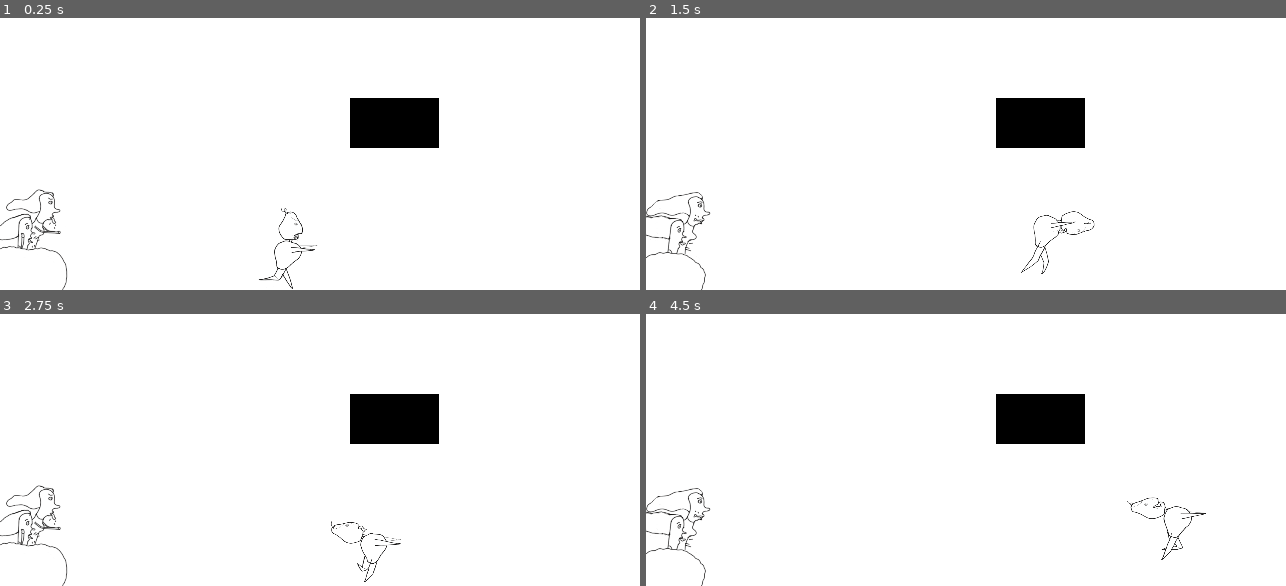
Above: before the commit, frames 1-4 (two rows, left to right).
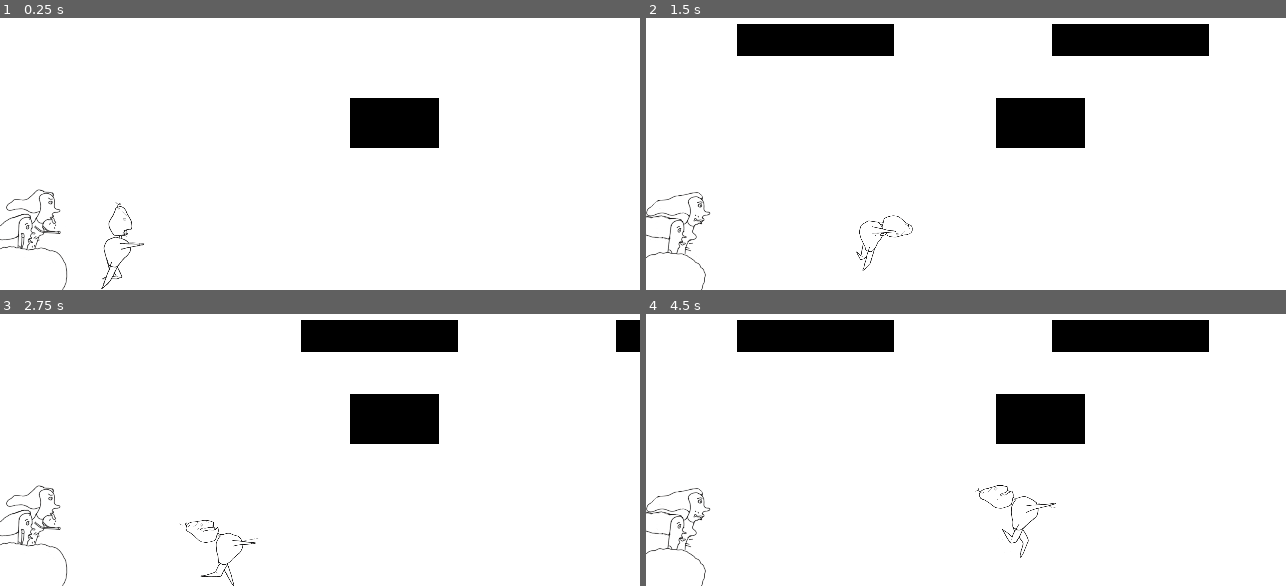
Above: after the commit, the same moments.

Repository: orteke/shapshall
Game: Godot game, scene res://RunBand.tscn
Same seed, same stepped clock (60 frames per second), same inputs: the game is played once before the commit and once after it.
Inputs:
- Up to frame 1 (0.25 s): no input
- Up to frame 2 (1.5 s): hold Right (ui_right) from 0.53 s (still down); tap Tab (ui_focus_next) at 0.6, 1.35 s; tap Up (ui_up) at 0.77 s
- Up to frame 3 (2.75 s): tap Up (ui_up) at 1.52 s; release Right (ui_right) at 2.03 s; hold Left (ui_left) from 2.03 s (still down); tap Tab (ui_focus_next) at 2.1 s
- Up to frame 4 (4.5 s): release Left (ui_left) at 2.78 s; hold Right (ui_right) 2.78-4.28 s; tap Tab (ui_focus_next) at 2.85, 3.6, 4.35 s; tap Up (ui_up) at 3.02, 3.77 s; hold Left (ui_left) from 4.28 s (still down)

The runs differ from the first frame. In frame 1, 0.5% of the frame differs, in the area x 15-50%, y 67-100%; in frame 2, 6.1%; in frame 3, 3.7%; in frame 4, 6.2%, in the area x 14-88%, y 2-91%.

Commit message:
wrong animation

Diff:
--- /dev/null
+++ b/AirParticules.gd
@@ -0,0 +1,17 @@
+extends Area2D
+
+const SPEED = 30
+const velocity = Vector2()
+
+# Called when the node enters the scene tree for the first time.
+func _ready():
+	pass # Replace with function body.
+
+func _physics_process(delta):
+	velocity.x = (SPEED * delta)
+	translate(velocity)
+
+
+func _on_VisibilityNotifier2D_screen_exited():
+	print("out")
+	queue_free()
--- /dev/null
+++ b/AirParticules.tscn
@@ -0,0 +1,25 @@
+[gd_scene load_steps=4 format=2]
+
+[ext_resource path="res://AirParticules.gd" type="Script" id=1]
+[ext_resource path="res://sprites/ground.png" type="Texture" id=2]
+
+[sub_resource type="RectangleShape2D" id=1]
+extents = Vector2( 5.65259, 6.24266 )
+
+[node name="AirParticules" type="Area2D"]
+position = Vector2( -0.704407, 0.773636 )
+script = ExtResource( 1 )
+
+[node name="Sprite" type="Sprite" parent="."]
+position = Vector2( 0.875923, -0.709442 )
+scale = Vector2( 0.0876483, 0.096958 )
+texture = ExtResource( 2 )
+
+[node name="CollisionShape2D" type="CollisionShape2D" parent="."]
+position = Vector2( 0.733955, -0.683258 )
+shape = SubResource( 1 )
+
+[node name="VisibilityNotifier2D" type="VisibilityNotifier2D" parent="."]
+position = Vector2( 0.884588, -0.652057 )
+scale = Vector2( 0.570369, 0.627437 )
+[connection signal="screen_exited" from="VisibilityNotifier2D" to="." method="_on_VisibilityNotifier2D_screen_exited"]
--- a/Player.gd
+++ b/Player.gd
@@ -6,6 +6,11 @@
 const GRAVITY = 5
 const SKIP_POWER = -120
 const FLOOR = Vector2(0, -1)
+
+const AIRPARTICULES = preload("res://AirParticules.tscn")
+
+var time = 0
+var time_mult = 1.0
 
 func _physics_process(delta):
 	if Input.is_action_pressed("ui_right"):
@@ -23,6 +28,11 @@
 
 	if !is_on_floor() and velocity.y < -0.2:
 		skip()
+
+	if Input.is_action_just_pressed("ui_focus_next"):
+		var air_particules = AIRPARTICULES.instance()
+		get_parent().add_child(air_particules)
+		#air_particules.position = $Position2D.global_position
 
 	velocity.y += GRAVITY
 	velocity = move_and_slide(velocity, FLOOR)
--- /dev/null
+++ b/Player.tscn
@@ -0,0 +1,142 @@
+[gd_scene load_steps=33 format=2]
+
+[ext_resource path="res://Player.gd" type="Script" id=1]
+[ext_resource path="res://animations/run/shapshall_walking-1.png" type="Texture" id=2]
+[ext_resource path="res://animations/run/shapshall_walking-2.png" type="Texture" id=3]
+[ext_resource path="res://animations/run/shapshall_walking-3.png" type="Texture" id=4]
+[ext_resource path="res://animations/run/shapshall_walking-4.png" type="Texture" id=5]
+[ext_resource path="res://animations/run/shapshall_walking-5.png" type="Texture" id=6]
+[ext_resource path="res://animations/left/shapshall_run_left-1.png" type="Texture" id=7]
+[ext_resource path="res://animations/left/shapshall_run_left-2.png" type="Texture" id=8]
+[ext_resource path="res://animations/left/shapshall_run_left-3.png" type="Texture" id=9]
+[ext_resource path="res://animations/left/shapshall_run_left-4.png" type="Texture" id=10]
+[ext_resource path="res://animations/left/shapshall_run_left-5.png" type="Texture" id=11]
+[ext_resource path="res://animations/right/shapshall_run_right-1.png" type="Texture" id=12]
+[ext_resource path="res://animations/right/shapshall_run_right-2.png" type="Texture" id=13]
+[ext_resource path="res://animations/right/shapshall_run_right-3.png" type="Texture" id=14]
+[ext_resource path="res://animations/right/shapshall_run_right-4.png" type="Texture" id=15]
+[ext_resource path="res://animations/right/shapshall_run_right-5.png" type="Texture" id=16]
+[ext_resource path="res://animations/skip/shapshall-skip-1.png" type="Texture" id=17]
+[ext_resource path="res://animations/skip/shapshall-skip-2.png" type="Texture" id=18]
+[ext_resource path="res://animations/skip/shapshall-skip-3.png" type="Texture" id=19]
+[ext_resource path="res://animations/skip/shapshall-skip-4.png" type="Texture" id=20]
+[ext_resource path="res://animations/skip/shapshall-skip-5.png" type="Texture" id=21]
+[ext_resource path="res://animations/skip/shapshall-skip-6.png" type="Texture" id=22]
+[ext_resource path="res://animations/skip/shapshall-skip-7.png" type="Texture" id=23]
+[ext_resource path="res://animations/skip/shapshall-skip-8.png" type="Texture" id=24]
+
+[sub_resource type="SpriteFrames" id=1]
+animations = [ {
+"frames": [ ExtResource( 2 ), ExtResource( 3 ), ExtResource( 4 ), ExtResource( 5 ), ExtResource( 6 ) ],
+"loop": true,
+"name": "walking",
+"speed": 60.0
+} ]
+
+[sub_resource type="CapsuleShape2D" id=2]
+radius = 5.06339
+height = 17.1218
+
+[sub_resource type="SpriteFrames" id=3]
+animations = [ {
+"frames": [ ExtResource( 7 ), ExtResource( 8 ), ExtResource( 9 ), ExtResource( 10 ), ExtResource( 11 ) ],
+"loop": true,
+"name": "left",
+"speed": 60.0
+} ]
+
+[sub_resource type="RectangleShape2D" id=9]
+extents = Vector2( 1252.17, 266.931 )
+
+[sub_resource type="SpriteFrames" id=5]
+animations = [ {
+"frames": [ ExtResource( 12 ), ExtResource( 13 ), ExtResource( 14 ), ExtResource( 15 ), ExtResource( 16 ) ],
+"loop": true,
+"name": "right",
+"speed": 60.0
+} ]
+
+[sub_resource type="RectangleShape2D" id=11]
+extents = Vector2( 16.8766, 12.4694 )
+
+[sub_resource type="SpriteFrames" id=7]
+animations = [ {
+"frames": [ ExtResource( 17 ), ExtResource( 18 ), ExtResource( 19 ), ExtResource( 20 ), ExtResource( 21 ), ExtResource( 22 ), ExtResource( 23 ), ExtResource( 24 ) ],
+"loop": true,
+"name": "skip",
+"speed": 60.0
+} ]
+
+[sub_resource type="RectangleShape2D" id=10]
+extents = Vector2( 13.9709, 5.78989 )
+
+[node name="Player" type="KinematicBody2D"]
+position = Vector2( 7.66677, 46.9833 )
+scale = Vector2( 1.08405, 1 )
+script = ExtResource( 1 )
+
+[node name="WalkingAnimatedSprite" type="AnimatedSprite" parent="."]
+position = Vector2( 126.886, 45.2666 )
+scale = Vector2( 0.0943962, 0.11347 )
+frames = SubResource( 1 )
+animation = "walking"
+frame = 4
+speed_scale = 0.2
+playing = true
+
+[node name="WalkingCollisionShape2D" type="CollisionShape2D" parent="."]
+position = Vector2( 122.778, 50.7836 )
+rotation = -0.000654697
+scale = Vector2( 1.00126, 1.23292 )
+shape = SubResource( 2 )
+
+[node name="LeftAnimatedSprite" type="AnimatedSprite" parent="."]
+visible = false
+position = Vector2( 123.583, 47.9247 )
+scale = Vector2( 0.0924121, 0.0895091 )
+frames = SubResource( 3 )
+animation = "left"
+frame = 1
+speed_scale = 0.2
+playing = true
+
+[node name="LeftCollisionShape2D" type="CollisionShape2D" parent="."]
+visible = false
+position = Vector2( 121.626, 52.545 )
+scale = Vector2( 0.00798813, 0.0484504 )
+shape = SubResource( 9 )
+
+[node name="RightAnimatedSprite" type="AnimatedSprite" parent="."]
+visible = false
+position = Vector2( 125.411, 51.596 )
+scale = Vector2( 0.0767283, 0.078841 )
+frames = SubResource( 5 )
+animation = "right"
+frame = 3
+speed_scale = 0.2
+playing = true
+
+[node name="RightCollisionShape2D" type="CollisionShape2D" parent="."]
+visible = false
+position = Vector2( 124.416, 55.0781 )
+scale = Vector2( -0.62263, 0.983541 )
+shape = SubResource( 11 )
+
+[node name="SkipAnimatedSprite" type="AnimatedSprite" parent="."]
+visible = false
+position = Vector2( 122.878, 47.063 )
+scale = Vector2( 0.0798893, 0.109711 )
+frames = SubResource( 7 )
+animation = "skip"
+frame = 6
+speed_scale = 0.2
+playing = true
+
+[node name="SkipCollisionShape2D" type="CollisionShape2D" parent="."]
+visible = false
+position = Vector2( 122.378, 47.1632 )
+scale = Vector2( -0.352837, 2.73951 )
+shape = SubResource( 10 )
+
+[node name="Position2D" type="Position2D" parent="."]
+position = Vector2( 132.554, 49.4799 )
--- a/RunBand.tscn
+++ b/RunBand.tscn
@@ -1,208 +1,72 @@
-[gd_scene load_steps=43 format=2]
+[gd_scene load_steps=12 format=2]
 
-[ext_resource path="res://Player.gd" type="Script" id=1]
-[ext_resource path="res://animations/run/shapshall_walking-1.png" type="Texture" id=2]
-[ext_resource path="res://animations/run/shapshall_walking-2.png" type="Texture" id=3]
-[ext_resource path="res://animations/run/shapshall_walking-3.png" type="Texture" id=4]
-[ext_resource path="res://animations/run/shapshall_walking-4.png" type="Texture" id=5]
-[ext_resource path="res://animations/run/shapshall_walking-5.png" type="Texture" id=6]
-[ext_resource path="res://animations/left/shapshall_run_left-1.png" type="Texture" id=7]
-[ext_resource path="res://animations/left/shapshall_run_left-2.png" type="Texture" id=8]
-[ext_resource path="res://animations/left/shapshall_run_left-3.png" type="Texture" id=9]
-[ext_resource path="res://animations/left/shapshall_run_left-4.png" type="Texture" id=10]
-[ext_resource path="res://animations/left/shapshall_run_left-5.png" type="Texture" id=11]
-[ext_resource path="res://animations/right/shapshall_run_right-1.png" type="Texture" id=12]
-[ext_resource path="res://animations/right/shapshall_run_right-2.png" type="Texture" id=13]
-[ext_resource path="res://animations/right/shapshall_run_right-3.png" type="Texture" id=14]
-[ext_resource path="res://animations/right/shapshall_run_right-4.png" type="Texture" id=15]
-[ext_resource path="res://animations/right/shapshall_run_right-5.png" type="Texture" id=16]
-[ext_resource path="res://animations/skip/shapshall-skip-1.png" type="Texture" id=17]
-[ext_resource path="res://animations/skip/shapshall-skip-2.png" type="Texture" id=18]
-[ext_resource path="res://animations/skip/shapshall-skip-3.png" type="Texture" id=19]
-[ext_resource path="res://animations/skip/shapshall-skip-4.png" type="Texture" id=20]
-[ext_resource path="res://animations/skip/shapshall-skip-5.png" type="Texture" id=21]
-[ext_resource path="res://animations/skip/shapshall-skip-6.png" type="Texture" id=22]
-[ext_resource path="res://animations/skip/shapshall-skip-7.png" type="Texture" id=23]
-[ext_resource path="res://animations/skip/shapshall-skip-8.png" type="Texture" id=24]
-[ext_resource path="res://sprites/ground.png" type="Texture" id=25]
-[ext_resource path="res://animations/womans/womans-1.png" type="Texture" id=26]
-[ext_resource path="res://animations/womans/womans-2.png" type="Texture" id=27]
-[ext_resource path="res://animations/womans/womans-3.png" type="Texture" id=28]
-[ext_resource path="res://animations/womans/womans-4.png" type="Texture" id=29]
-[ext_resource path="res://animations/womans/womans-5.png" type="Texture" id=30]
-[ext_resource path="res://animations/womans/womans-6.png" type="Texture" id=31]
+[ext_resource path="res://sprites/ground.png" type="Texture" id=1]
+[ext_resource path="res://animations/womans/womans-1.png" type="Texture" id=2]
+[ext_resource path="res://animations/womans/womans-2.png" type="Texture" id=3]
+[ext_resource path="res://animations/womans/womans-3.png" type="Texture" id=4]
+[ext_resource path="res://animations/womans/womans-4.png" type="Texture" id=5]
+[ext_resource path="res://animations/womans/womans-5.png" type="Texture" id=6]
+[ext_resource path="res://animations/womans/womans-6.png" type="Texture" id=7]
+[ext_resource path="res://Player.tscn" type="PackedScene" id=8]
 
-[sub_resource type="SpriteFrames" id=1]
-animations = [ {
-"frames": [ ExtResource( 2 ), ExtResource( 3 ), ExtResource( 4 ), ExtResource( 5 ), ExtResource( 6 ) ],
-"loop": true,
-"name": "walking",
-"speed": 60.0
-} ]
-
-[sub_resource type="CapsuleShape2D" id=2]
-radius = 1.39126
-height = 25.1151
-
-[sub_resource type="SpriteFrames" id=3]
-animations = [ {
-"frames": [ ExtResource( 7 ), ExtResource( 8 ), ExtResource( 9 ), ExtResource( 10 ), ExtResource( 11 ) ],
-"loop": true,
-"name": "left",
-"speed": 60.0
-} ]
-
-[sub_resource type="CapsuleShape2D" id=4]
-radius = 265.972
-height = 87.1772
-
-[sub_resource type="SpriteFrames" id=5]
-animations = [ {
-"frames": [ ExtResource( 12 ), ExtResource( 13 ), ExtResource( 14 ), ExtResource( 15 ), ExtResource( 16 ) ],
-"loop": true,
-"name": "right",
-"speed": 60.0
-} ]
-
-[sub_resource type="CapsuleShape2D" id=6]
-radius = 3.13219
-height = 20.6774
-
-[sub_resource type="SpriteFrames" id=7]
-animations = [ {
-"frames": [ ExtResource( 17 ), ExtResource( 18 ), ExtResource( 19 ), ExtResource( 20 ), ExtResource( 21 ), ExtResource( 22 ), ExtResource( 23 ), ExtResource( 24 ) ],
-"loop": true,
-"name": "skip",
-"speed": 60.0
-} ]
-
-[sub_resource type="CapsuleShape2D" id=8]
-radius = 3.4113
-height = 5.21931
-
-[sub_resource type="RectangleShape2D" id=9]
+[sub_resource type="RectangleShape2D" id=1]
 extents = Vector2( 64.0843, 65.3352 )
 
-[sub_resource type="SpriteFrames" id=10]
+[sub_resource type="SpriteFrames" id=2]
 animations = [ {
-"frames": [ ExtResource( 26 ), ExtResource( 27 ), ExtResource( 28 ), ExtResource( 29 ), ExtResource( 30 ), ExtResource( 31 ) ],
+"frames": [ ExtResource( 2 ), ExtResource( 3 ), ExtResource( 4 ), ExtResource( 5 ), ExtResource( 6 ), ExtResource( 7 ) ],
 "loop": true,
 "name": "default",
 "speed": 60.0
 } ]
 
-[sub_resource type="RectangleShape2D" id=11]
+[sub_resource type="RectangleShape2D" id=3]
 extents = Vector2( 2.42668, 21.5578 )
 
 [node name="RunBand" type="Node2D"]
 position = Vector2( 59.0344, 54.9276 )
 scale = Vector2( 7.00253, 1.26228 )
 
-[node name="Player" type="KinematicBody2D" parent="."]
-position = Vector2( 7.66677, 46.9833 )
-scale = Vector2( 1.08405, 1 )
-script = ExtResource( 1 )
-
-[node name="WalkingAnimatedSprite" type="AnimatedSprite" parent="Player"]
-visible = false
-position = Vector2( 4.71796, 30.2595 )
-scale = Vector2( 0.0197843, 0.11347 )
-frames = SubResource( 1 )
-animation = "walking"
-frame = 1
-speed_scale = 0.2
-playing = true
-
-[node name="WalkingCollisionShape2D" type="CollisionShape2D" parent="Player"]
-visible = false
-position = Vector2( 3.71537, 35.5066 )
-rotation = -0.000654697
-scale = Vector2( 1.00126, 1.23292 )
-shape = SubResource( 2 )
-
-[node name="LeftAnimatedSprite" type="AnimatedSprite" parent="Player"]
-visible = false
-position = Vector2( 3.38589, 34.8813 )
-scale = Vector2( 0.0178295, 0.0895091 )
-frames = SubResource( 3 )
-animation = "left"
-frame = 3
-speed_scale = 0.2
-playing = true
-
-[node name="LeftCollisionShape2D" type="CollisionShape2D" parent="Player"]
-visible = false
-position = Vector2( 2.77734, 39.2467 )
-scale = Vector2( 0.00798813, 0.0484504 )
-shape = SubResource( 4 )
-
-[node name="RightAnimatedSprite" type="AnimatedSprite" parent="Player"]
-visible = false
-position = Vector2( 4.83289, 36.4042 )
-scale = Vector2( 0.0164003, 0.0843067 )
-frames = SubResource( 5 )
-animation = "right"
-speed_scale = 0.2
-playing = true
-
-[node name="RightCollisionShape2D" type="CollisionShape2D" parent="Player"]
-visible = false
-position = Vector2( 4.87291, 40.3292 )
-scale = Vector2( -0.62263, 0.983541 )
-shape = SubResource( 6 )
-
-[node name="SkipAnimatedSprite" type="AnimatedSprite" parent="Player"]
-position = Vector2( 3.23646, 34.1004 )
-scale = Vector2( 0.0184609, 0.109711 )
-frames = SubResource( 7 )
-animation = "skip"
-frame = 4
-speed_scale = 0.2
-playing = true
-
-[node name="SkipCollisionShape2D" type="CollisionShape2D" parent="Player"]
-position = Vector2( 3.02362, 34.8029 )
-scale = Vector2( -0.352837, 2.73951 )
-shape = SubResource( 8 )
-
 [node name="Ground1" type="Sprite" parent="."]
 editor/display_folded = true
 position = Vector2( 19.7445, 33.0026 )
 scale = Vector2( 0.0499701, 0.153714 )
-texture = ExtResource( 25 )
+texture = ExtResource( 1 )
 
 [node name="StaticBody2D" type="StaticBody2D" parent="Ground1"]
 position = Vector2( -7.04346, -6.28625 )
 
 [node name="CollisionShape2D" type="CollisionShape2D" parent="Ground1/StaticBody2D"]
 position = Vector2( 7.90741, 7.8093 )
-shape = SubResource( 9 )
+shape = SubResource( 1 )
 
 [node name="Ground2" type="Sprite" parent="."]
 editor/display_folded = true
 position = Vector2( 14.4954, 109.029 )
 scale = Vector2( 0.358039, 0.155264 )
-texture = ExtResource( 25 )
+texture = ExtResource( 1 )
 
 [node name="StaticBody2D" type="StaticBody2D" parent="Ground2"]
 position = Vector2( -7.04346, -6.28625 )
 
 [node name="CollisionShape2D" type="CollisionShape2D" parent="Ground2/StaticBody2D"]
 position = Vector2( 7.07079, 7.71576 )
-shape = SubResource( 9 )
-
-[node name="Node2D" type="Node2D" parent="."]
+shape = SubResource( 1 )
 
 [node name="womans" type="KinematicBody2D" parent="."]
 
 [node name="WomansAnimatedSprite" type="AnimatedSprite" parent="womans"]
 position = Vector2( -5.02255, 81.4114 )
 scale = Vector2( 0.0284764, 0.153867 )
-frames = SubResource( 10 )
+frames = SubResource( 2 )
 frame = 5
 speed_scale = 0.2
 playing = true
 
 [node name="CollisionShape2D" type="CollisionShape2D" parent="womans"]
 position = Vector2( -6.33592, 77.6596 )
-shape = SubResource( 11 )
+shape = SubResource( 3 )
+
+[node name="Player" parent="." instance=ExtResource( 8 )]
+position = Vector2( -25.3009, 31.2646 )
+scale = Vector2( 0.208322, 1.01452 )
